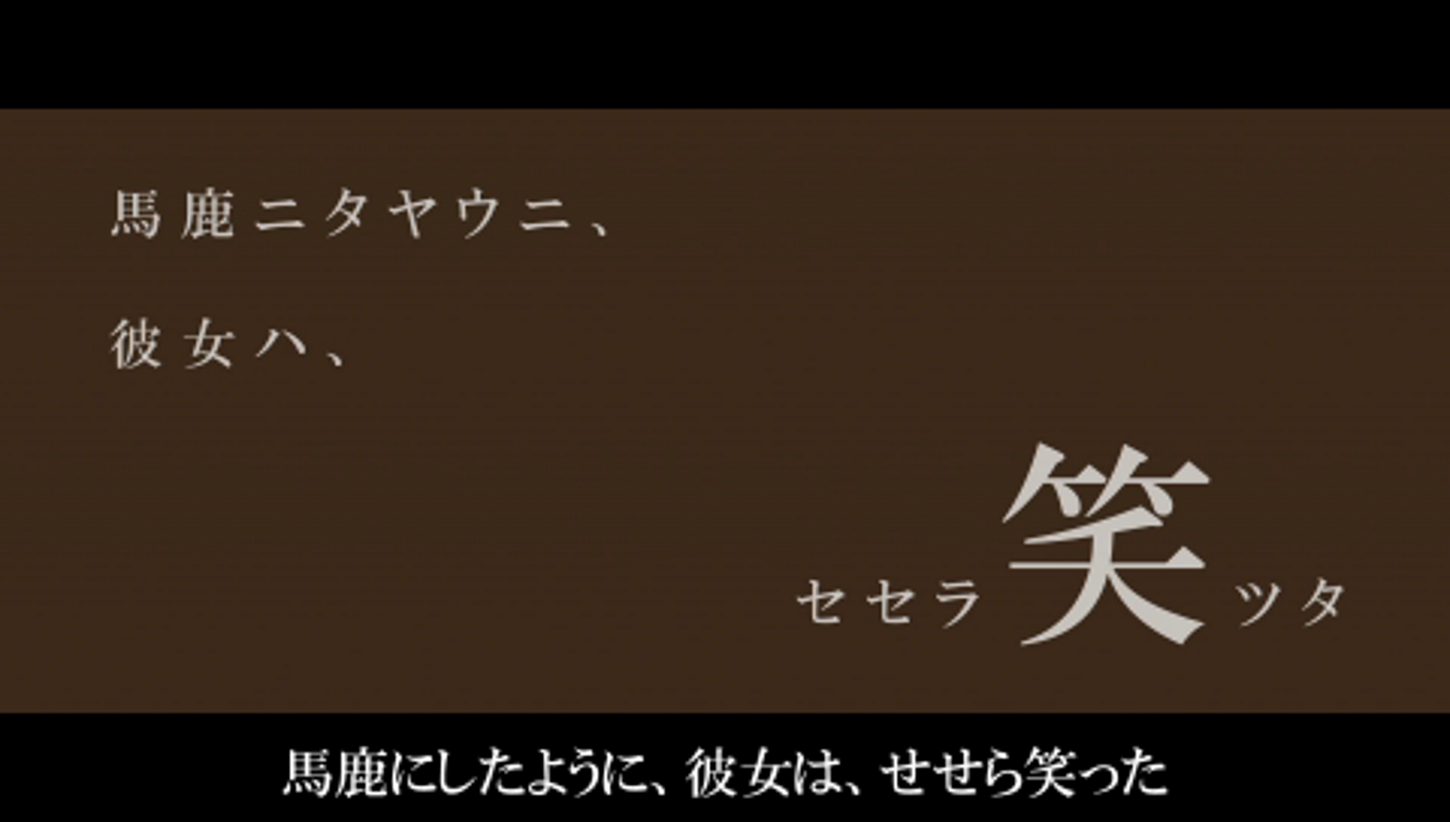
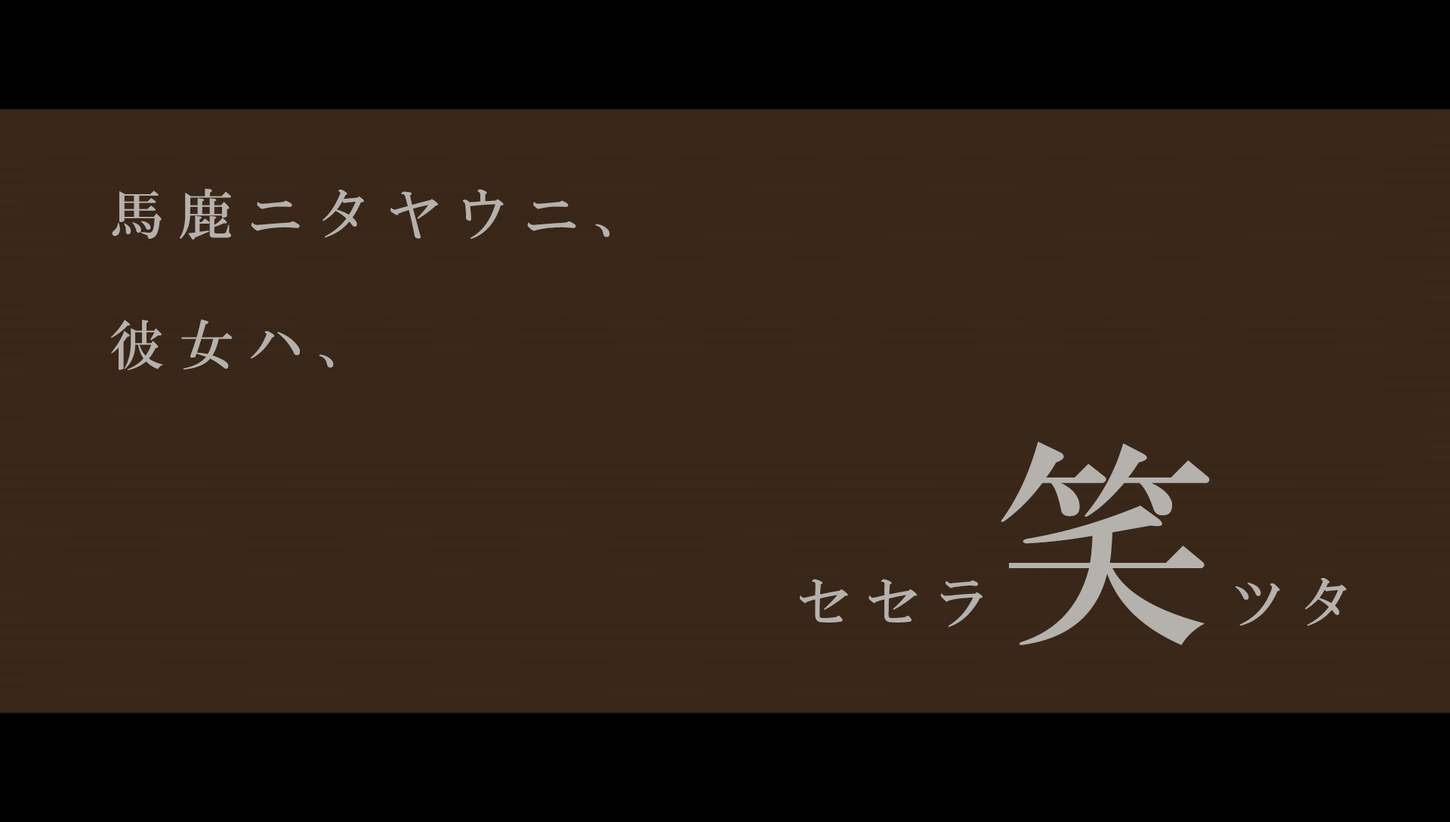
Comparing the layer stacks of the two 1450px x 822px images. Changes:
added layer "セセラ ツタ" above "馬鹿ニタヤウニ、 彼女ハ、" over [799, 577, 1347, 627]
added layer "馬鹿ニタヤウニ、 彼女ハ、" above "笑" over [110, 188, 610, 371]
added layer "笑" above "Layer 2" over [1000, 441, 1210, 645]
showed "Layer 2" over [0, 107, 1450, 799]
